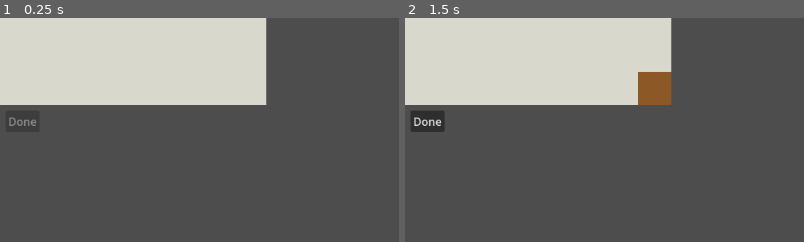
Above: before the commit, frames 1-2 (left to right).
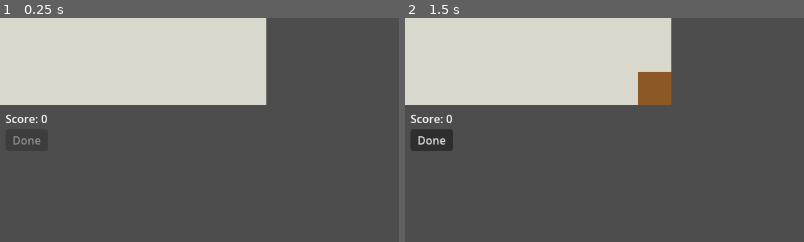
Above: after the commit, the same moments.

Repository: disun001/daschund-game
Game: Godot game, scene res://scenes/game_board.tscn
The game is run twice, just before and just after one commit, with the same random seed, the same clock (stepped at 60 frames per second) and the same inputs.
Inputs (mouse positions are % of the whole screen's width and height, from its top left):
- Up to frame 1 (0.25 s): no input
- Up to frame 2 (1.5 s): tap Enter at 0.5 s; move the mouse to (72, 45) at 0.52 s; hold Shift 0.53-1.25 s; click (72, 45) at 0.67 s; tap Space at 1.25 s; drag from (30, 55) to (45, 70) at 1.27 s
The pictures show only the part of the screen within x 0-50%, y 40-90%; the shares and areas given below are measured in that part.

The runs differ from the first frame. In frame 1, 0.4% of the frame differs, in the area x 1-12%, y 42-57%; in frame 2, 1.5%, in the area x 1-13%, y 41-60%.

Commit message:
Add enclosure detection and live plain scoring (#4)

Diff:
--- a/scripts/board_state.gd
+++ b/scripts/board_state.gd
@@ -9,6 +9,8 @@
 var height: int
 var length_cap: int
 var length_used: int = 0
+
+const _ORTHOGONAL := [Vector2i(1, 0), Vector2i(-1, 0), Vector2i(0, 1), Vector2i(0, -1)]
 
 var _cells: Array
 
@@ -125,3 +127,66 @@
 func _add_body(pos: Vector2i) -> void:
 	_set_cell(pos, Cell.BODY)
 	length_used += 1
+
+## Enclosure query for the live HUD and (later) the Results screen.
+## Returns {enclosures: Array[{cells: Array[Vector2i], score: int}], total: int}.
+## Fill starts at the Board edge and moves orthogonally through non-wall Cells
+## (Body and Water are walls). Orthogonal-only movement is what makes a
+## diagonal wall pair seal its corner gap ("no squeezing").
+func score_report() -> Dictionary:
+	var seen := {}
+	var stack: Array[Vector2i] = []
+	for y in range(height):
+		for x in range(width):
+			if x == 0 or y == 0 or x == width - 1 or y == height - 1:
+				_visit(Vector2i(x, y), seen, stack)
+	_flood(seen, stack)
+
+	var enclosures: Array = []
+	var total := 0
+	for y in range(height):
+		for x in range(width):
+			var start := Vector2i(x, y)
+			if seen.has(start) or _is_wall(start):
+				continue
+			var cells: Array[Vector2i] = []
+			var inner: Array[Vector2i] = []
+			seen[start] = true
+			inner.append(start)
+			while not inner.is_empty():
+				var cur: Vector2i = inner.pop_back()
+				cells.append(cur)
+				for n in _orthogonal_neighbors(cur):
+					if not seen.has(n) and not _is_wall(n):
+						seen[n] = true
+						inner.append(n)
+			var score := 0
+			for c in cells:
+				if get_cell(c) == Cell.EMPTY:
+					score += 1
+			enclosures.append({"cells": cells, "score": score})
+			total += score
+	return {"enclosures": enclosures, "total": total}
+
+func _is_wall(pos: Vector2i) -> bool:
+	var c := get_cell(pos)
+	return c == Cell.BODY or c == Cell.WATER
+
+func _visit(pos: Vector2i, seen: Dictionary, stack: Array[Vector2i]) -> void:
+	if not seen.has(pos) and not _is_wall(pos):
+		seen[pos] = true
+		stack.append(pos)
+
+func _flood(seen: Dictionary, stack: Array[Vector2i]) -> void:
+	while not stack.is_empty():
+		var cur: Vector2i = stack.pop_back()
+		for n in _orthogonal_neighbors(cur):
+			_visit(n, seen, stack)
+
+func _orthogonal_neighbors(pos: Vector2i) -> Array[Vector2i]:
+	var out: Array[Vector2i] = []
+	for d in _ORTHOGONAL:
+		var n: Vector2i = pos + d
+		if is_in_bounds(n):
+			out.append(n)
+	return out
--- a/scripts/game_board.gd
+++ b/scripts/game_board.gd
@@ -15,6 +15,7 @@
 var board: BoardState
 var split_warning: Label
 var done_button: Button
+var score_label: Label
 
 func _ready() -> void:
 	board = BoardState.new(board_width, board_height, dog_length_cap)
@@ -30,6 +31,8 @@
 	var box := VBoxContainer.new()
 	box.position = Vector2(8, board_height * board_view.cell_size() + 8)
 	layer.add_child(box)
+	score_label = Label.new()
+	box.add_child(score_label)
 	split_warning = Label.new()
 	split_warning.text = "Dog is split"
 	box.add_child(split_warning)
@@ -44,3 +47,4 @@
 	board_view.sync_from_board(board)
 	split_warning.visible = board.has_dog() and not board.is_dog_connected()
 	done_button.disabled = not board.can_submit()
+	score_label.text = "Score: %d" % board.score_report().total
--- a/tests/test_board_state.gd
+++ b/tests/test_board_state.gd
@@ -178,3 +178,78 @@
 
 	assert_eq(action, Action.INVALID)
 	assert_eq(board.length_used, 1)
+
+# --- Enclosure detection + scoring ---
+
+# Builds a board from rows: '.' empty, '#' body, '~' water.
+func _board_from(rows: Array) -> BoardState:
+	var grid := []
+	var body := 0
+	for row in rows:
+		var r := []
+		for ch in row:
+			match ch:
+				"#":
+					r.append(Cell.BODY)
+					body += 1
+				"~":
+					r.append(Cell.WATER)
+				_:
+					r.append(Cell.EMPTY)
+		grid.append(r)
+	var b := BoardState.new(rows[0].length(), rows.size(), 99, grid)
+	b.length_used = body
+	return b
+
+func test_open_board_has_no_enclosures() -> void:
+	var report := _board_from(["...", "...", "..."]).score_report()
+	assert_eq(report.enclosures.size(), 0)
+	assert_eq(report.total, 0)
+
+func test_body_ring_encloses_center() -> void:
+	var report := _board_from([".....", ".###.", ".#.#.", ".###.", "....."]).score_report()
+	assert_eq(report.enclosures.size(), 1)
+	assert_eq(report.total, 1)
+
+func test_border_only_anchor_path_seals_region() -> void:
+	var report := _board_from(["..#..", "..#..", "..#.."]).score_report()
+	assert_eq(report.enclosures.size(), 0, "a wall splitting the board leaves both sides open to the edge")
+	var sealed := _board_from(["#####", "#...#", "#...#", "#####"]).score_report()
+	assert_eq(sealed.total, 6)
+
+func test_board_edge_alone_never_seals() -> void:
+	var report := _board_from([".....", ".....", "..#..", "....."]).score_report()
+	assert_eq(report.total, 0)
+
+func test_water_only_and_mixed_anchors_seal() -> void:
+	var water := _board_from([".....", ".~~~.", ".~.~.", ".~~~.", "....."]).score_report()
+	assert_eq(water.total, 1)
+	var mixed := _board_from([".....", ".~##.", ".~.#.", ".###.", "....."]).score_report()
+	assert_eq(mixed.total, 1)
+
+func test_diagonal_pair_closes_corner_gap() -> void:
+	# Center cell (2,2) is sealed only via diagonal joins at every corner.
+	var closed := _board_from([".....", "..#..", ".#.#.", "..#..", "....."]).score_report()
+	assert_eq(closed.total, 1, "diagonal walls seal the gaps")
+	var open := _board_from([".....", "..#..", ".#.#.", ".....", "....."]).score_report()
+	assert_eq(open.total, 0, "an unclosed corner leaks")
+
+func test_diagonal_body_water_pair_seals() -> void:
+	var report := _board_from([".....", "..~..", ".#.#.", "..~..", "....."]).score_report()
+	assert_eq(report.total, 1)
+
+func test_multiple_disjoint_enclosures_are_summed() -> void:
+	var report := _board_from([
+		"#####.#####",
+		"#...#.#...#",
+		"#####.#####",
+	]).score_report()
+	assert_eq(report.enclosures.size(), 2)
+	assert_eq(report.enclosures[0].score, 3)
+	assert_eq(report.enclosures[1].score, 3)
+	assert_eq(report.total, 6)
+
+func test_split_dog_bodies_still_count_as_walls() -> void:
+	var b := _board_from([".....", ".###.", ".#.#.", ".###.", "....."])
+	b.resolve_tap(Vector2i(1, 2)) # remove a wall cell
+	assert_eq(b.score_report().total, 0)
--- a/tests/test_game_board_integration.gd
+++ b/tests/test_game_board_integration.gd
@@ -38,3 +38,21 @@
 	await wait_process_frames(1)
 
 	assert_eq(board_node.input_controller.cell_pixel_size, board_node.board_view.cell_size())
+
+
+func test_hud_shows_live_score() -> void:
+	var scene: PackedScene = load("res://scenes/game_board.tscn")
+	var board_node: GameBoard = add_child_autofree(scene.instantiate())
+	await wait_process_frames(1)
+	assert_eq(board_node.score_label.text, "Score: 0")
+
+func test_hud_score_updates_after_edit_that_encloses() -> void:
+	var scene: PackedScene = load("res://scenes/game_board.tscn")
+	var board_node: GameBoard = add_child_autofree(scene.instantiate())
+	await wait_process_frames(1)
+	# A diagonal diamond around (2,2) seals that cell (no squeezing).
+	for p in [Vector2i(2, 1), Vector2i(3, 2), Vector2i(2, 3), Vector2i(1, 2)]:
+		var px: int = board_node.board_view.cell_size()
+		_click_at(board_node.input_controller, Vector2(p.x * px + 4, p.y * px + 4))
+	assert_eq(board_node.board.length_used, 4)
+	assert_eq(board_node.score_label.text, "Score: 1")
